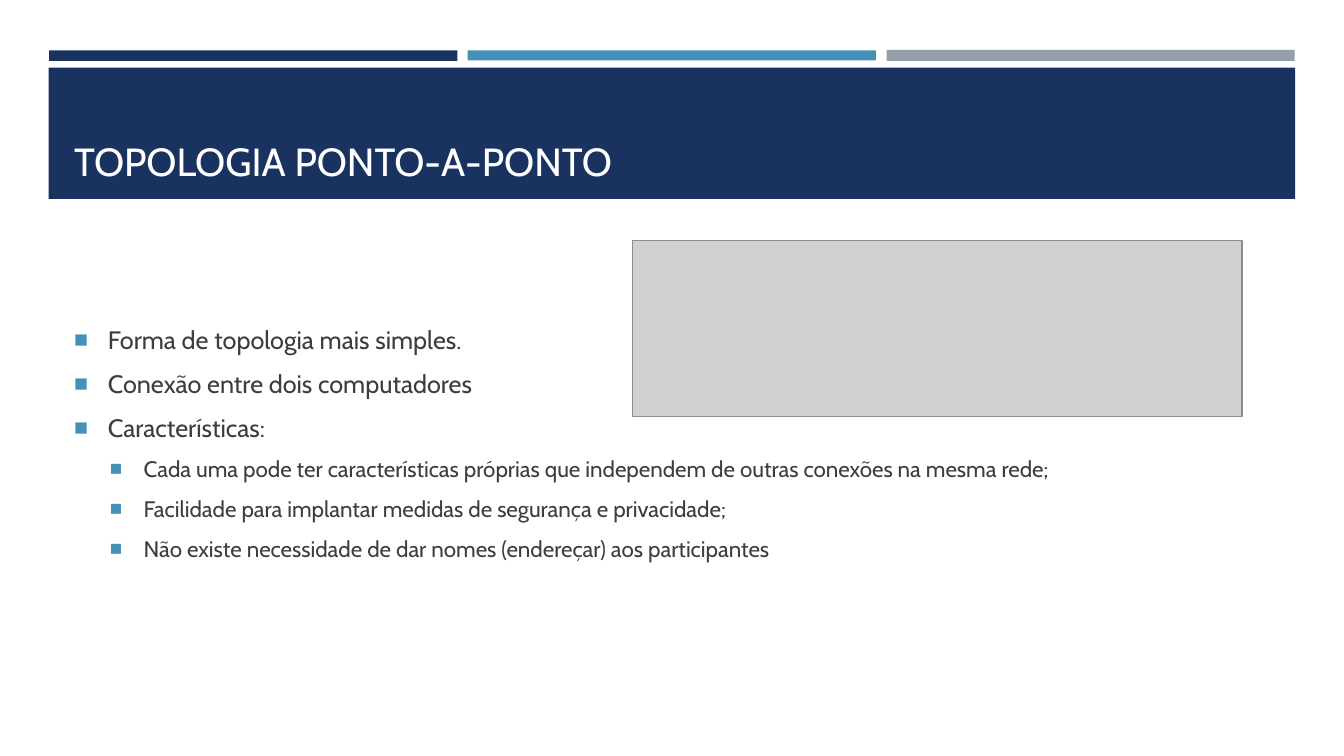
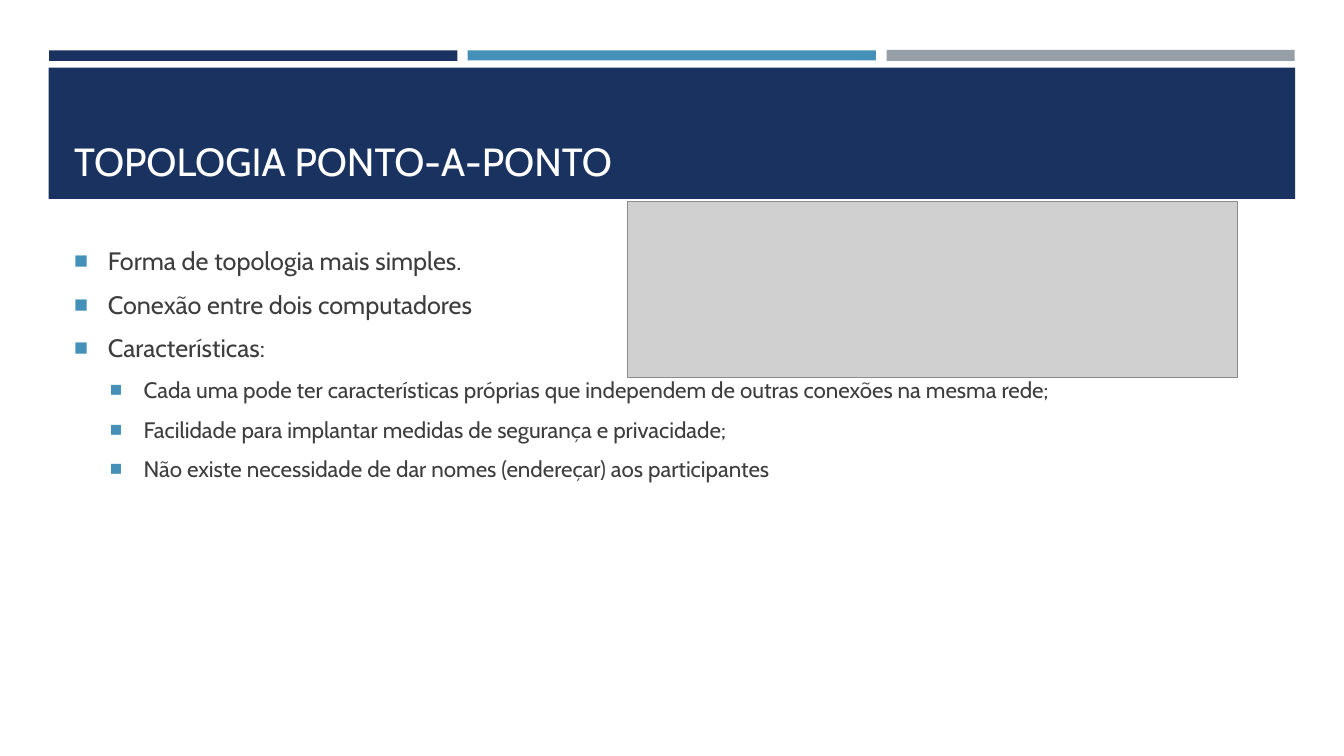
Before and after one commit to joelteixeiradacunha/aulas_php_mysql, a slide deck: slide 32 of Redes/REDES DE COMPUTADORES.pptx. Drawn at 1344x756 pixels with LibreOffice and Linux fonts; fonts in the diff are those of the drawing; grey boxes stand for pictures. Boxes give left, top, right and bottom in pixels: in the first picture for what was removed or moved away, otherwise in the second. Text is boxed around its words. In the diff, an @@ line names an element or a change of style, - is before the commit and + after.

```diff
--- a/Redes/REDES DE COMPUTADORES.pptx
+++ b/Redes/REDES DE COMPUTADORES.pptx
@@ picture: place and size @@
-picture at [632,240,1242,416]
+picture at [628,202,1238,378]
@@ text "Forma de topologia mais simples." at [108,251,1049,483]: vertical alignment middle to top @@
```
Also in this commit, not shown: 28 other slides changed, 5 slides added, 4 other files.
